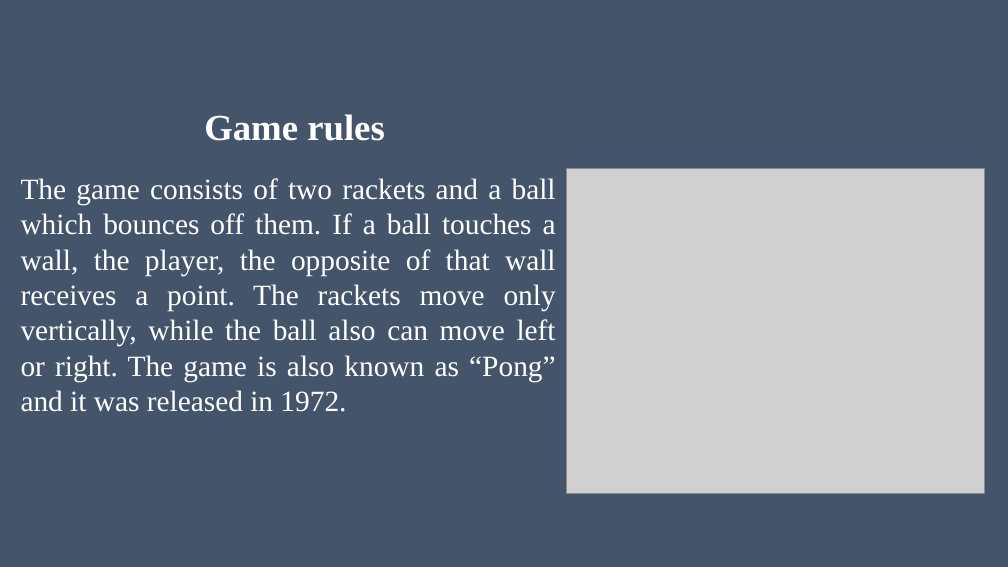
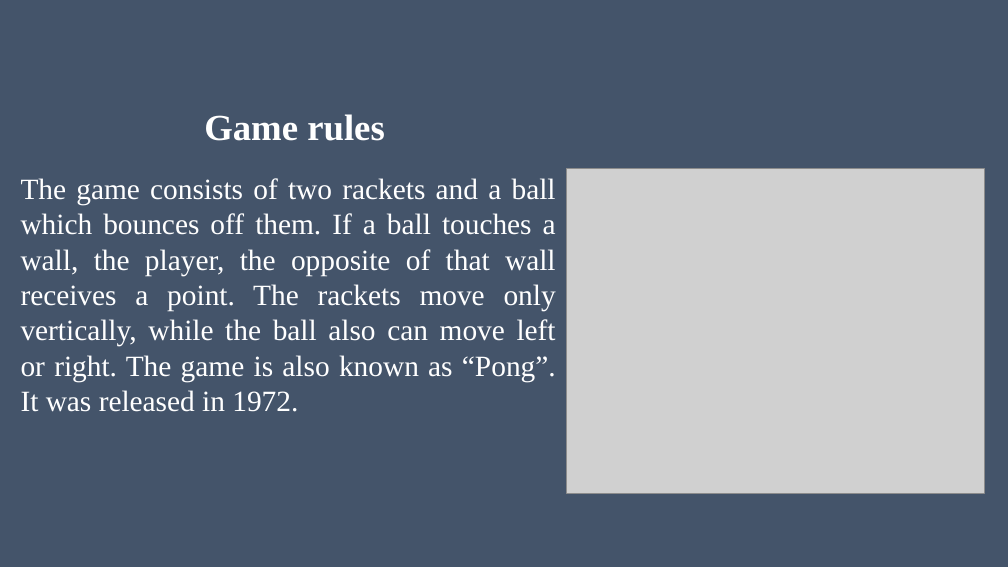
Before and after one commit to MIZINCHIK/DigitalPlatforms, a slide deck: slide 2 of Presentation.pptx. Drawn at 1008x567 pixels with LibreOffice and Linux fonts; fonts in the diff are those of the drawing; grey boxes stand for pictures. Boxes give left, top, right and bottom in pixels: in the first picture for what was removed or moved away, otherwise in the second. Text is boxed around its words. In the diff, an @@ line names an element or a change of style, - is before the commit and + after.

```diff
--- a/Presentation.pptx
+++ b/Presentation.pptx
@@ text at [21, 178, 556, 412]: text changed @@
-The game consists of two rackets and a ball which bounces off them. If a ball touches a wall, the player, the opposite of that wall receives a point. The rackets move only vertically, while the ball also can move left or right. The game is also known as “Pong” and it was released in 1972.
+The game consists of two rackets and a ball which bounces off them. If a ball touches a wall, the player, the opposite of that wall receives a point. The rackets move only vertically, while the ball also can move left or right. The game is also known as “Pong”. It was released in 1972.
```
Also in this commit, not shown: 4 other slides changed, 1 slide added, 1 other file.
